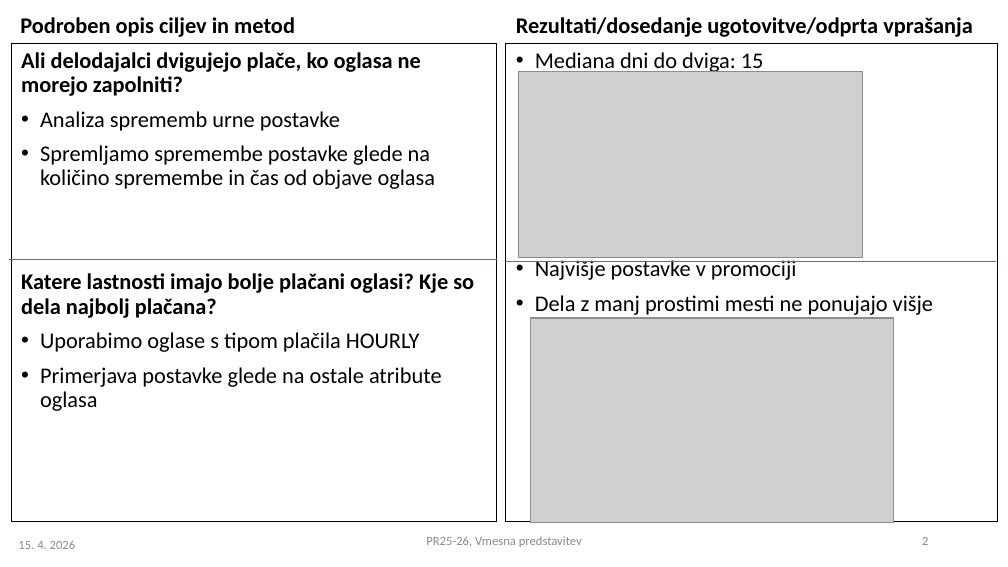
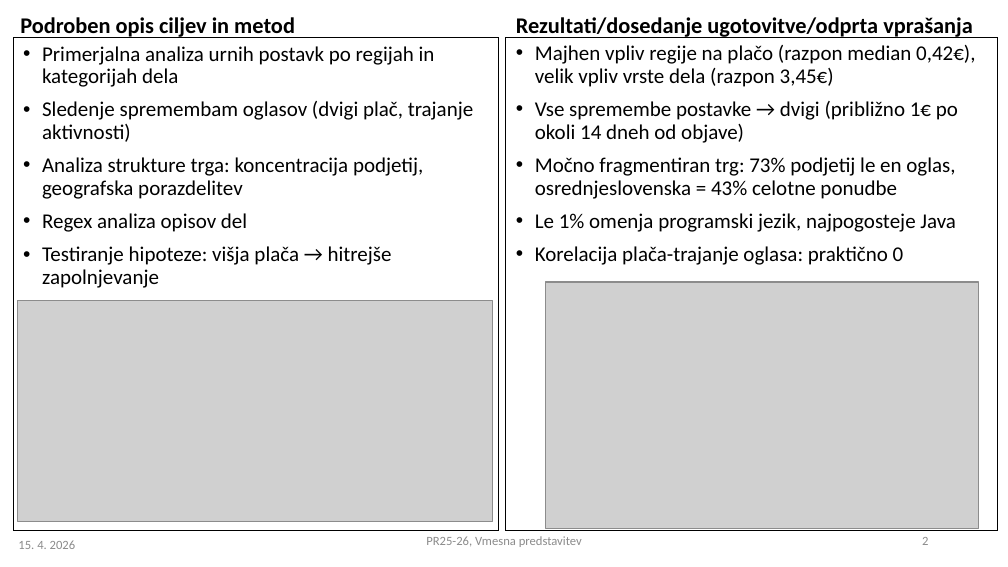
Before and after one commit to svenko99/PR2608, a slide deck: slide 2 of reports/PR2025-26_VMESNA_08.pptx. Drawn at 1008x567 pixels with LibreOffice and Linux fonts; fonts in the diff are those of the drawing; grey boxes stand for pictures. Boxes give left, top, right and bottom in pixels: in the first picture for what was removed or moved away, otherwise in the second. Text is boxed around its words. In the diff, an @@ line names an element or a change of style, - is before the commit and + after.

```diff
--- a/reports/PR2025-26_VMESNA_08.pptx
+++ b/reports/PR2025-26_VMESNA_08.pptx
@@ text "Primerjalna analiza urnih postavk po ...": place and size @@
-text "Primerjalna analiza urnih postavk po ..." at [11, 43, 497, 521]
+text "Primerjalna analiza urnih postavk po ..." at [13, 38, 499, 531]
@@ text at [42, 46, 473, 288]: text changed; size 16 to 15 pt @@
-Ali delodajalci dvigujejo plače, ko oglasa ne morejo zapolniti?
-• Analiza sprememb urne postavke
-• Spremljamo spremembe postavke glede na količino spremembe in čas od objave oglasa
-Katere lastnosti imajo bolje plačani oglasi? Kje so dela najbolj plačana?
-• Uporabimo oglase s tipom plačila HOURLY
-• Primerjava postavke glede na ostale atribute oglasa
+• Primerjalna analiza urnih postavk po regijah in kategorijah dela
+• Sledenje spremembam oglasov (dvigi plač, trajanje aktivnosti)
+• Analiza strukture trga: koncentracija podjetij, geografska porazdelitev
+• Regex analiza opisov del
+• Testiranje hipoteze: višja plača → hitrejše zapolnjevanje
@@ text "Majhen vpliv regije na plačo ...": place and size @@
-text "Majhen vpliv regije na plačo ..." at [506, 43, 998, 521]
+text "Majhen vpliv regije na plačo ..." at [506, 37, 998, 531]
@@ text at [535, 45, 975, 265]: text changed; size 16 to 15 pt @@
-• Mediana dni do dviga: 15
-• Najvišje postavke v promociji
-• Dela z manj prostimi mesti ne ponujajo višje
+• Majhen vpliv regije na plačo (razpon median 0,42€), velik vpliv vrste dela (razpon 3,45€)
+• Vse spremembe postavke → dvigi (približno 1€ po okoli 14 dneh od objave)
+• Močno fragmentiran trg: 73% podjetij le en oglas, osrednjeslovenska = 43% celotne ponudbe
+• Le 1% omenja programski jezik, najpogosteje Java
+• Korelacija plača-trajanje oglasa: praktično 0
@@ picture removed at [519, 72, 863, 258] @@
@@ line removed from (497, 260) to (9, 260) @@
@@ line removed from (505, 261) to (996, 261) @@
@@ picture: place and size @@
-picture at [530, 318, 893, 522]
+picture at [546, 282, 979, 529]
@@ picture added at [18, 300, 493, 521] @@
```
Also in this commit, not shown: 1 other slide changed, 1 slide removed.
